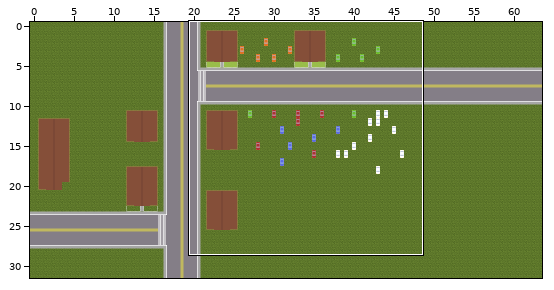
Two states of a Tiled map, RAW/ludMapMIKE.tmx. Above, an overview of the earlier version with the close-up marked.
Close-up. First the earlier version:
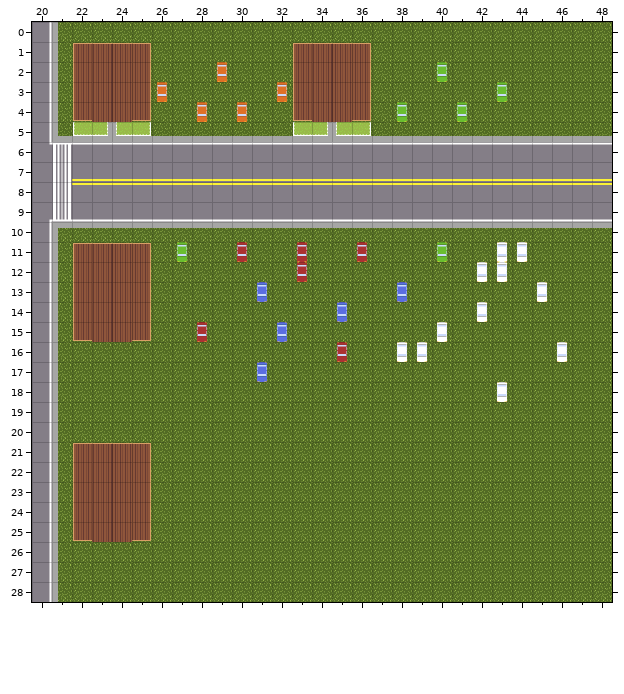
Cells are 32x32 px. Shown: x 20..48, y 0..28. The commit also changed other parts of the map, which this record leaves out.
New version:
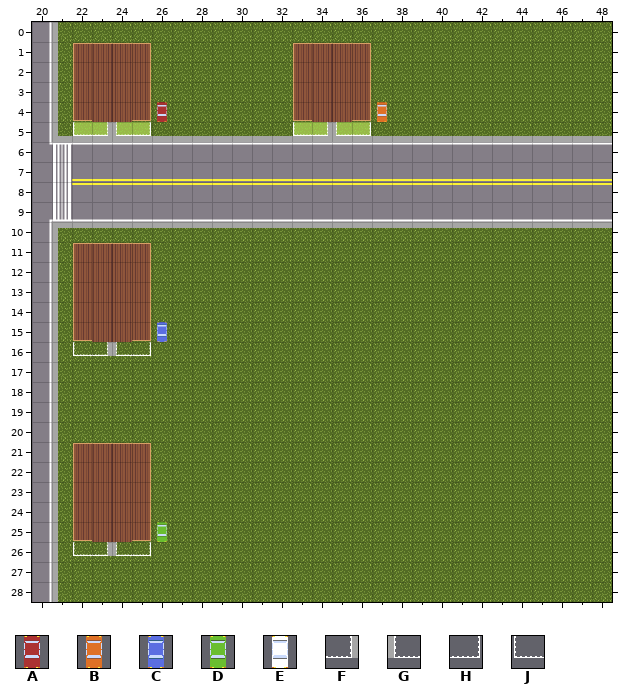
Key: from "carTile": A 0, B 1, C 2, D 3, E 4; from "mapTile2": F 27, G 28, H 29, J 30.
_ is an empty cell, . an unchanged one.
Edits made:
--- layer "Objects"
@@ x 26..43 @@
- 2 ...B..........D...
- 3 B.....B..........D
- 4 _.B.B......_D..D..
+ 2 ..._.........._...
+ 3 _....._.........._
+ 4 A._._......B_.._..
@@ x 22..46 @@
-11 .....D..A..A..A...D..EE..
-12 ...........A........EE...
-13 .........C......C......E.
-14 .............C......E....
-15 ...._.A...C.......E......
-16 ____.........A..EE......E
-17 .........C...............
-18 .....................E...
+11 ....._.._.._.._..._..__..
+12 ..........._........__...
+13 ........._......_......_.
+14 ............._......_....
+15 ....C._..._......._......
+16 JFGH........._..__......_
+17 ........._...............
+18 ....................._...
@@ x 22..26 @@
-25 ...._
-26 ____.
+25 ....D
+26 JFGH.
